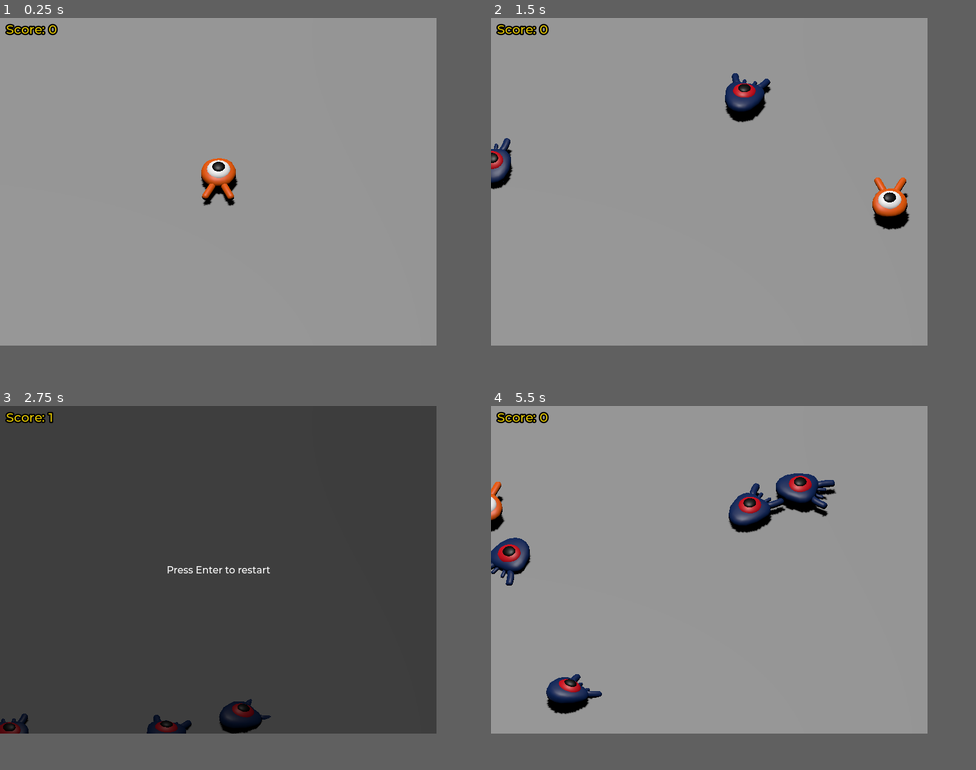
Above: before the commit, frames 1-4 (two rows, left to right).
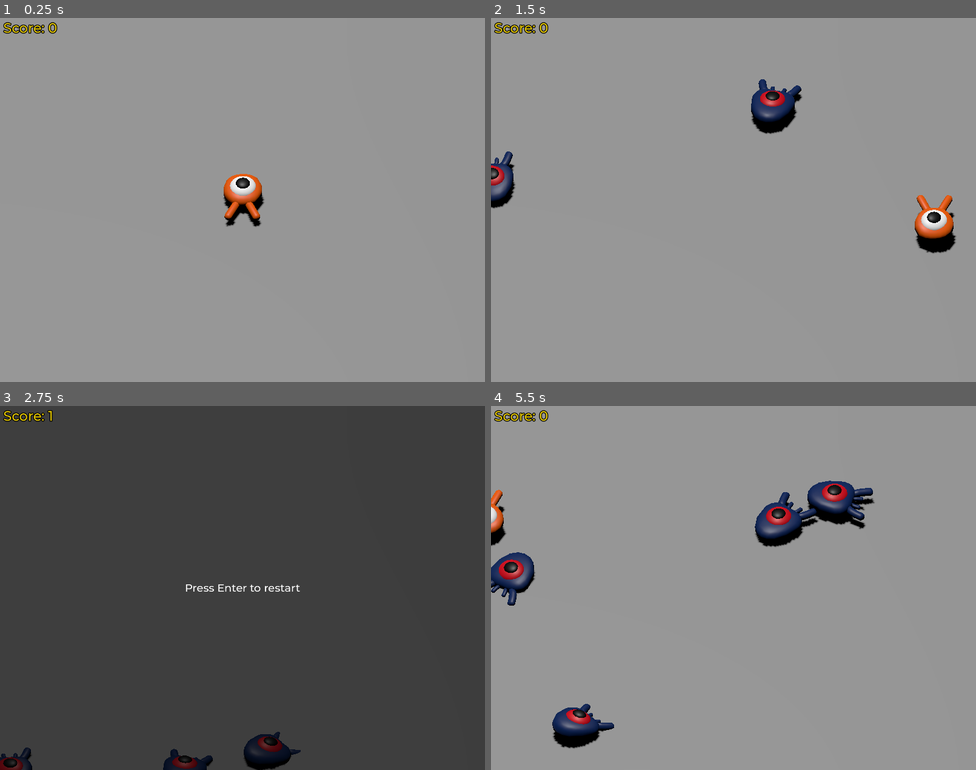
Above: after the commit, the same moments.

Repository: RegisRivijski/3d-game-tutorial
Game: Godot game, scene res://main.tscn
Same seed, same stepped clock (60 frames per second), same inputs: the game is played once before the commit and once after it.
Inputs:
- Up to frame 1 (0.25 s): no input
- Up to frame 2 (1.5 s): tap Enter (ui_accept) at 0.5 s; hold D (move_right) 0.53-1.28 s; tap Space (jump) at 0.77 s; hold S (move_back) from 1.28 s (still down)
- Up to frame 3 (2.75 s): tap Space (jump) at 1.52 s; release S (move_back) at 2.03 s; hold D (move_right) from 2.03 s (still down)
- Up to frame 4 (5.5 s): tap Enter (ui_accept) at 2.75 s; release D (move_right) at 2.78 s; hold W (move_forward) 2.78-3.53 s; tap Space (jump) at 3.02, 3.77, 4.52 s; hold A (move_left) 3.53-5.03 s; hold S (move_back) from 5.03 s (still down)
In our replay, the window is 720x540 before the commit and 800x600 after it. These sizes can differ from the game's own. Grey fills any space a smaller window leaves; there, only what the larger window draws over its background counts as a difference.

The runs differ from the first frame. In frame 1, 1.7% of the frame differs, in the area x 0-55%, y 1-58%; in frame 2, 4.4%; in frame 3, 3.1%; in frame 4, 7.0%, in the area x 0-80%, y 1-95%.

Commit message:
Change windows size and font sizes

Diff:
--- a/main.tscn
+++ b/main.tscn
@@ -28,6 +28,7 @@
 
 [sub_resource type="Theme" id="Theme_xolkc"]
 default_font = ExtResource("4_1bvp3")
+default_font_size = 32
 
 [node name="Main" type="Node3D" unique_id=1013533423]
 script = ExtResource("1_0xm2m")
@@ -132,7 +133,7 @@
 theme_override_colors/font_color = Color(0.8852292, 0.77246726, 0, 1)
 theme_override_colors/font_outline_color = Color(0, 0, 0, 1)
 theme_override_constants/outline_size = 9
-theme_override_font_sizes/font_size = 21
+theme_override_font_sizes/font_size = 40
 text = "Score: 0"
 script = ExtResource("5_lquwl")
 
--- a/project.godot
+++ b/project.godot
@@ -26,8 +26,8 @@
 
 [display]
 
-window/size/viewport_width=720
-window/size/viewport_height=540
+window/size/viewport_width=1440
+window/size/viewport_height=1080
 
 [filesystem]
 
